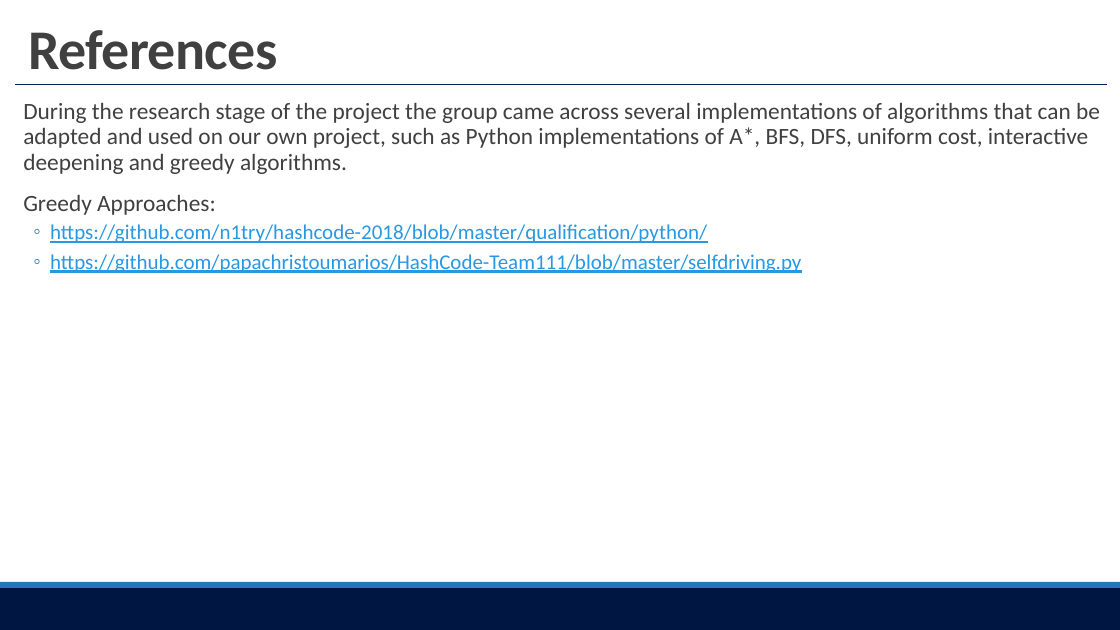
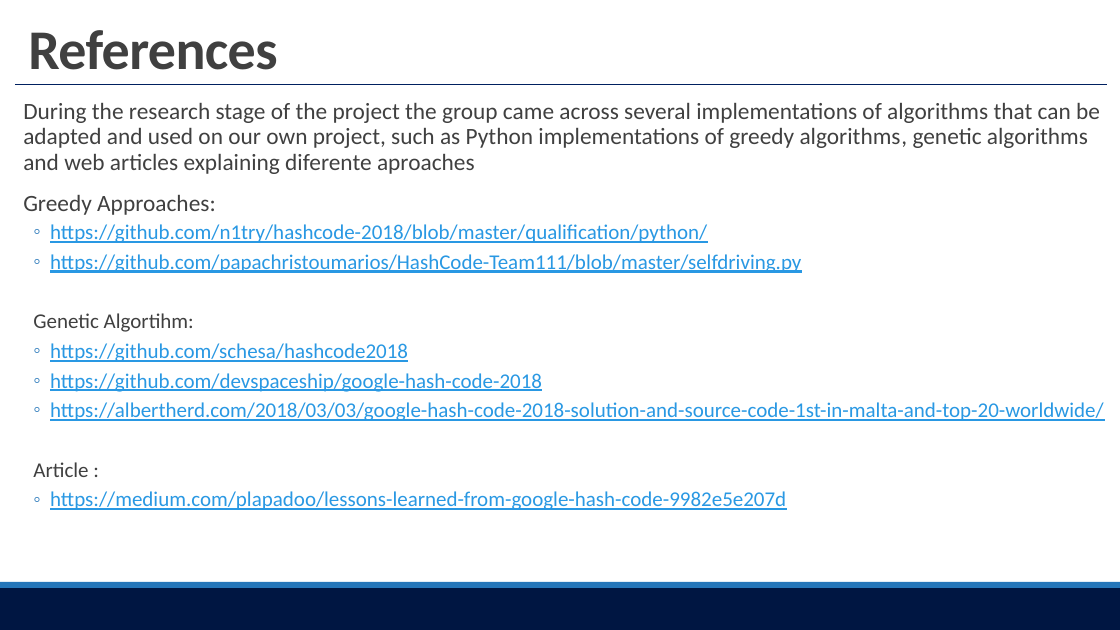
Before and after one commit to motapinto/feup-IART, a slide deck: slide 3 of Projects/P1/doc/IART01.pptx. Drawn at 1120x630 pixels with LibreOffice and Linux fonts; fonts in the diff are those of the drawing. Boxes give left, top, right and bottom in pixels: in the first picture for what was removed or moved away, otherwise in the second. Text is boxed around its words. In the diff, an @@ line names an element or a change of style, - is before the commit and + after.

Commit message:
added references

```diff
--- a/Projects/P1/doc/IART01.pptx
+++ b/Projects/P1/doc/IART01.pptx
@@ text at bbox=[23, 103, 1100, 174]: text changed @@
-  During the research stage of the project the group came across several implementations of algorithms that can be adapted and used on our own project, such as Python implementations of A*, BFS, DFS, uniform cost, interactive deepening and greedy algorithms.
+  During the research stage of the project the group came across several implementations of algorithms that can be adapted and used on our own project, such as Python implementations of greedy algorithms, genetic algorithms and web articles explaining diferente aproaches
@@ text at bbox=[33, 313, 1104, 510]: paragraphs added @@
+  Genetic Algortihm:
+  ◦ https://github.com/schesa/hashcode2018
+  ◦ https://github.com/devspaceship/google-hash-code-2018
+  ◦ https://albertherd.com/2018/03/03/google-hash-code-2018-solution-and-source-code-1st-in-malta-and-top-20-worldwide/
+  Article :
+  ◦ https://medium.com/plapadoo/lessons-learned-from-google-hash-code-9982e5e207d
```
Also in this commit, not shown: 1 other slide changed.
